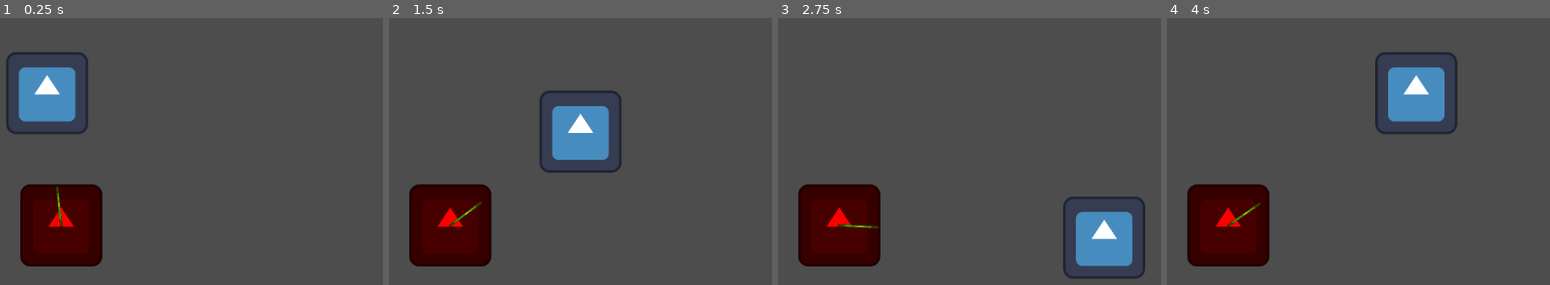
Above: before the commit, frames 1-4 (left to right).
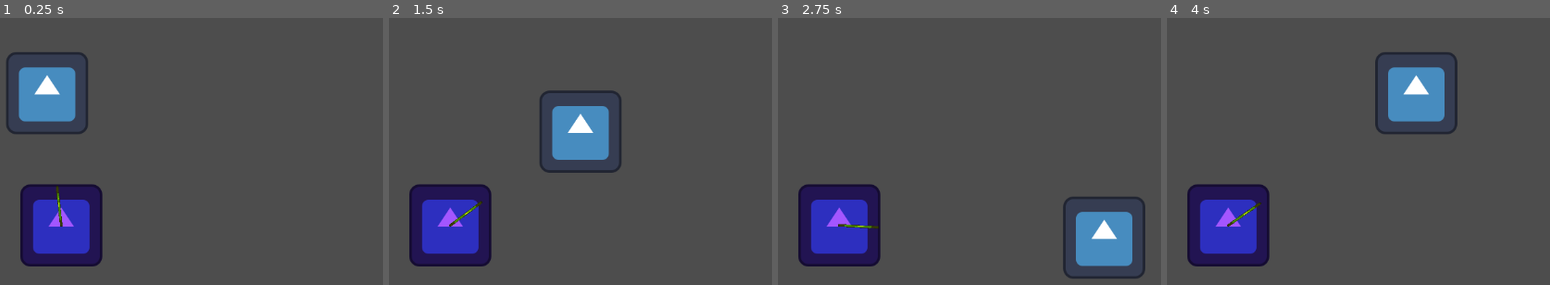
Above: after the commit, the same moments.

Repository: ALI-Sulieman/Eye
Game: Godot game, scene res://levels/level_1/level_1.tscn
The game is run twice, just before and just after one commit, with the same random seed, the same clock (stepped at 60 frames per second) and the same inputs. The engine's default icon, where the game draws it, is replaced by a stand-in: a white triangle on a blue panel in a dark square.
Inputs:
- Up to frame 1 (0.25 s): no input
- Up to frame 2 (1.5 s): tap Enter at 0.5 s; hold Right (ui_right) 0.53-1.28 s; hold Down (ui_down) from 1.28 s (still down)
- Up to frame 3 (2.75 s): release Down (ui_down) at 2.03 s; hold Right (ui_right) from 2.03 s (still down)
- Up to frame 4 (4 s): release Right (ui_right) at 2.78 s; hold Up (ui_up) 2.78-3.53 s; hold Left (ui_left) from 3.53 s (still down)

The runs differ from the first frame. In frame 1, 6.5% of the frame differs, in the area x 5-27%, y 62-94%; in frame 2, 6.5%; in frame 3, 6.5%; in frame 4, 6.5%.

Commit message:
aa

Diff:
--- a/characters/eye/eye.tscn
+++ b/characters/eye/eye.tscn
@@ -13,7 +13,7 @@
 shape = SubResource("RectangleShape2D_taxr8")
 
 [node name="Sprite2D" type="Sprite2D" parent="."]
-modulate = Color(1, 0, 0, 1)
+modulate = Color(0.639216, 0.337255, 1, 1)
 texture = ExtResource("1_fot5g")
 
 [node name="Laser" type="RayCast2D" parent="."]
